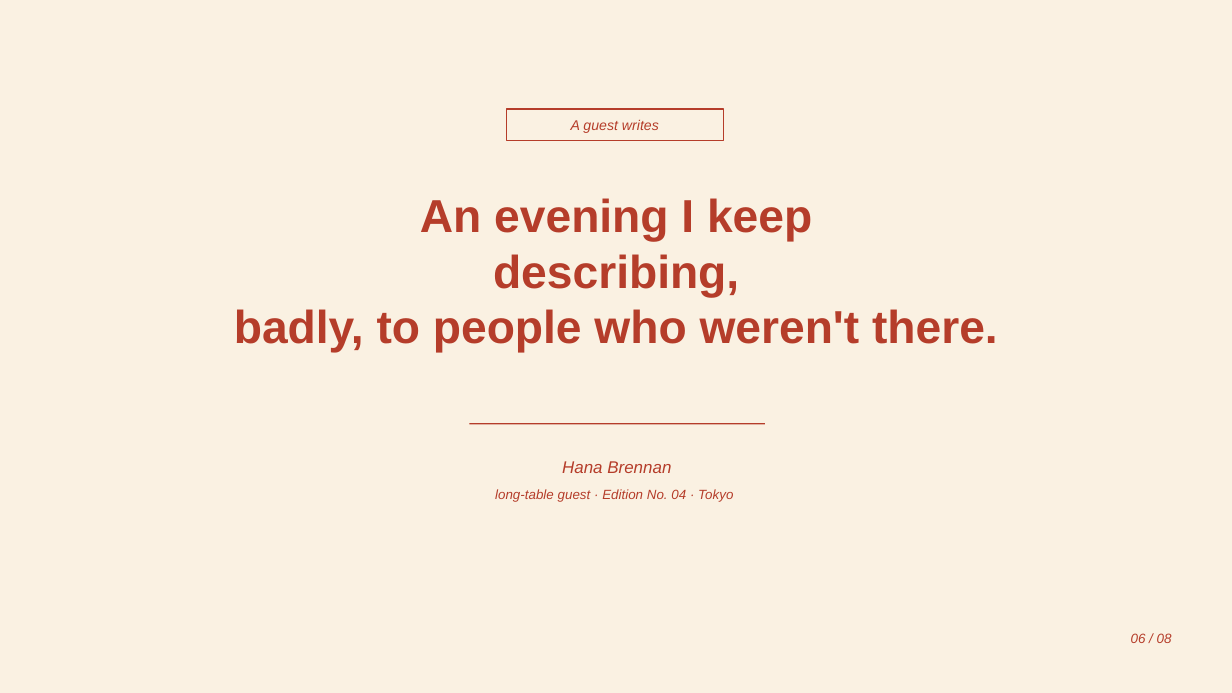
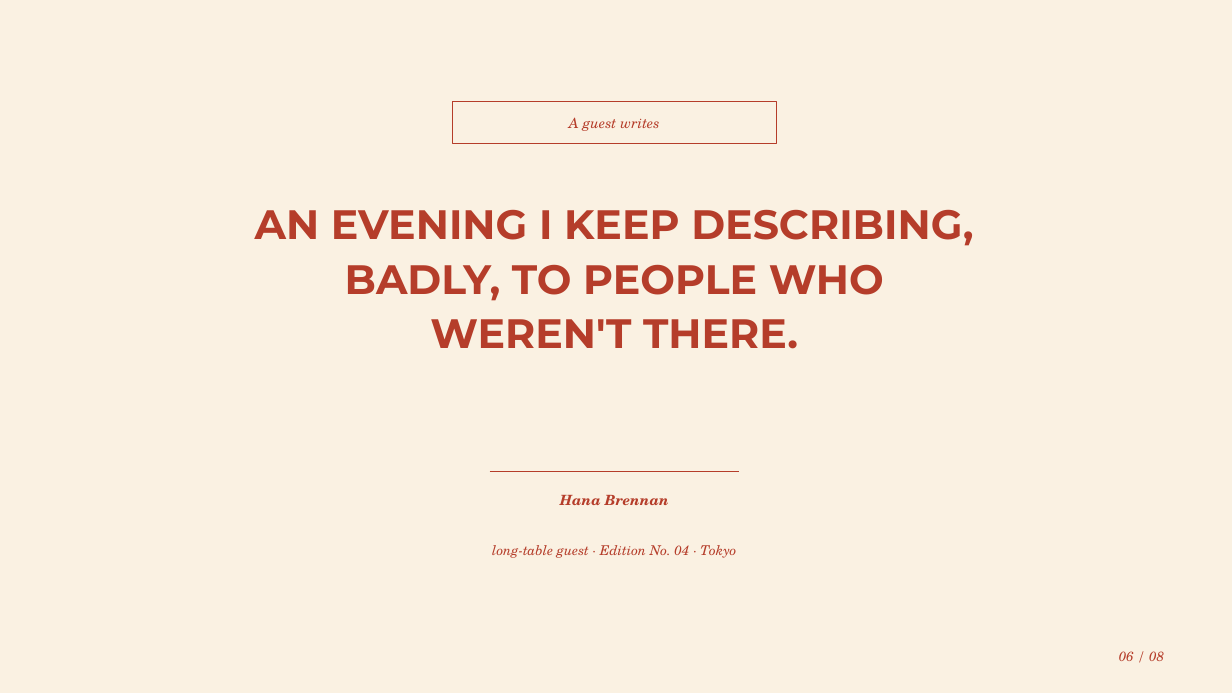
Before and after one commit to hustcer/pptx-nova, a slide deck: slide 6 of pptx-nova/assets/examples/long-table/deck.pptx. Drawn at 1232x693 pixels with LibreOffice and Linux fonts; fonts in the diff are those of the drawing. Boxes give left, top, right and bottom in pixels: in the first picture for what was removed or moved away, otherwise in the second. Text is boxed around its words. In the diff, an @@ line names an element or a change of style, - is before the commit and + after.

Commit message:
feat(pptx-nova): migrate Long Table to registered design contracts
- Replace the fixed generator with a 2.0 contract, intent, and registered
  execution family covering eight roles and fifteen bounded layouts.
- Add capacity checks, complete plans, native table readback, owned badge
  and capsule text, projected schemas, and focused regression coverage.
- Validate 45 canonical pages, six PowerPoint save/reopen cases, and four
  representative native edits; bind final outputs to reviewed candidates.
- Retire the old showcase and 41-issue baseline, publish candidate metadata,
  and document font, texture, table synchronization, and host boundaries.
- Clarify texture parity and dynamic slot capacity in deckkit-maker guidance;
  isolate readiness test fixtures from bundled catalog promotion state.

Validation:
- Repository tests: 514 passed, 38 opt-in integration tests skipped.
- Contract family regressions: 58 passed; shared benchmark: 19 cases passed.
- Long Table benchmark, required-live candidate readiness, slot consistency,
  projection checks, smoke, and strict public audit passed.
- Showcase regeneration check produced no differences.

```diff
--- a/pptx-nova/assets/examples/long-table/deck.pptx
+++ b/pptx-nova/assets/examples/long-table/deck.pptx
@@ rectangle "A guest writes": place and size @@
-rectangle "A guest writes" at [571, 119, 659, 133]
+rectangle "A guest writes" at [453, 102, 776, 143]
@@ rectangle "A guest writes" at [453, 102, 776, 143]: font Arial to TeX Gyre Schola; line spacing 1 to 1.1; vertical alignment top to middle; outline none to #B53D2A 0.75 pt @@
@@ rectangle removed at [506, 109, 724, 140] @@
@@ text at [255, 209, 973, 349]: text changed; size 36 to 32 pt; font Arial to Montserrat @@
-An evening I keep
-describing,
-badly, to people who weren't there.
+AN EVENING I KEEP DESCRIBING,
+BADLY, TO PEOPLE WHO
+WEREN'T THERE.
@@ rectangle removed at [470, 423, 765, 424] @@
@@ line added from (490, 471) to (739, 471), #B53D2A 0.75 pt @@
@@ text "Hana Brennan": place and size @@
-text "Hana Brennan" at [562, 461, 671, 473]
+text "Hana Brennan" at [560, 495, 669, 505]
@@ text "Hana Brennan" at [560, 495, 669, 505]: size 13.2 to 11 pt, font Arial to TeX Gyre Schola, bold on; line spacing 1 to 1.1 @@
@@ text "long-table guest · Edition No. ...": place and size @@
-text "long-table guest · Edition No. ..." at [495, 489, 733, 502]
+text "long-table guest · Edition No. ..." at [492, 545, 736, 558]
@@ text "long-table guest · Edition No. ..." at [492, 545, 736, 558]: size 10.4 to 10.5 pt, font Arial to TeX Gyre Schola; line spacing 1 to 1.1 @@
@@ text "06 / 08": place and size @@
-text "06 / 08" at [1131, 633, 1172, 643]
+text "06 / 08" at [1119, 651, 1164, 661]
@@ text "06 / 08" at [1119, 651, 1164, 661]: font Arial to TeX Gyre Schola; line spacing 1 to 1.1 @@
```
Also in this commit, not shown: 7 other slides changed, 35 other files.
